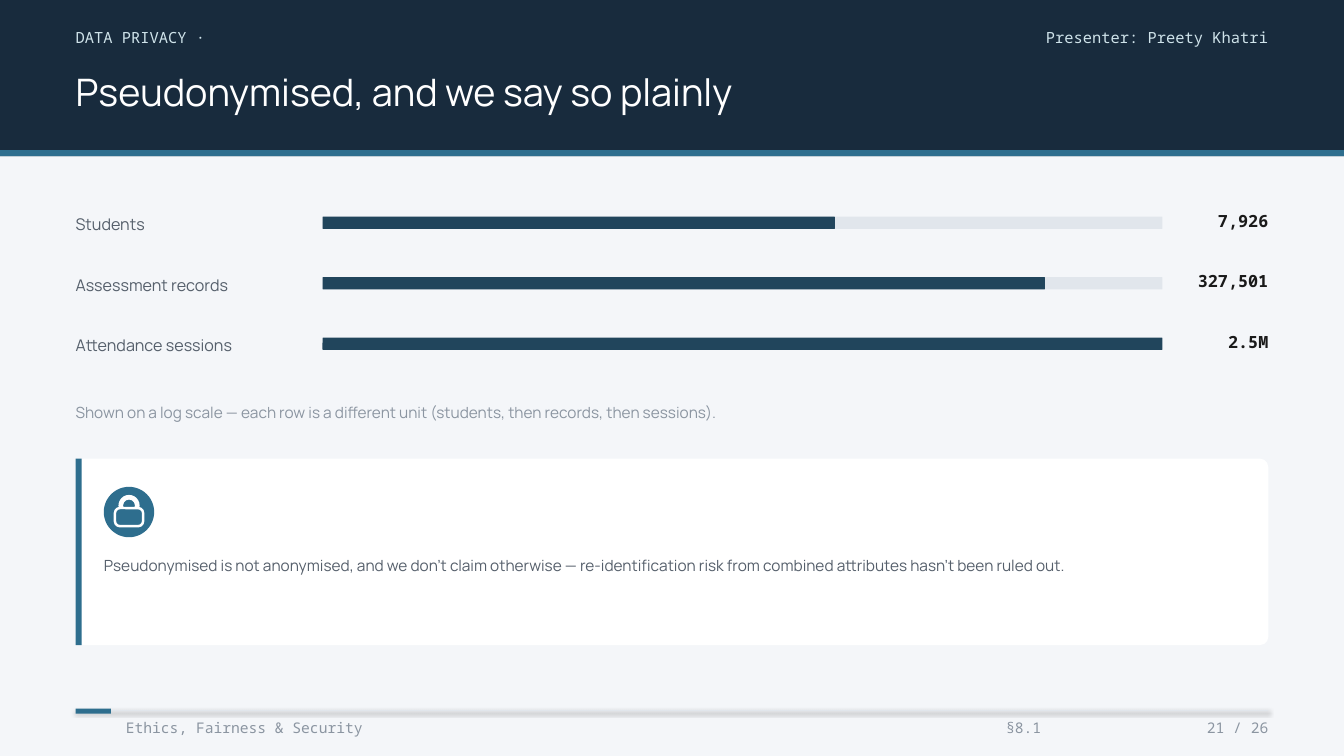
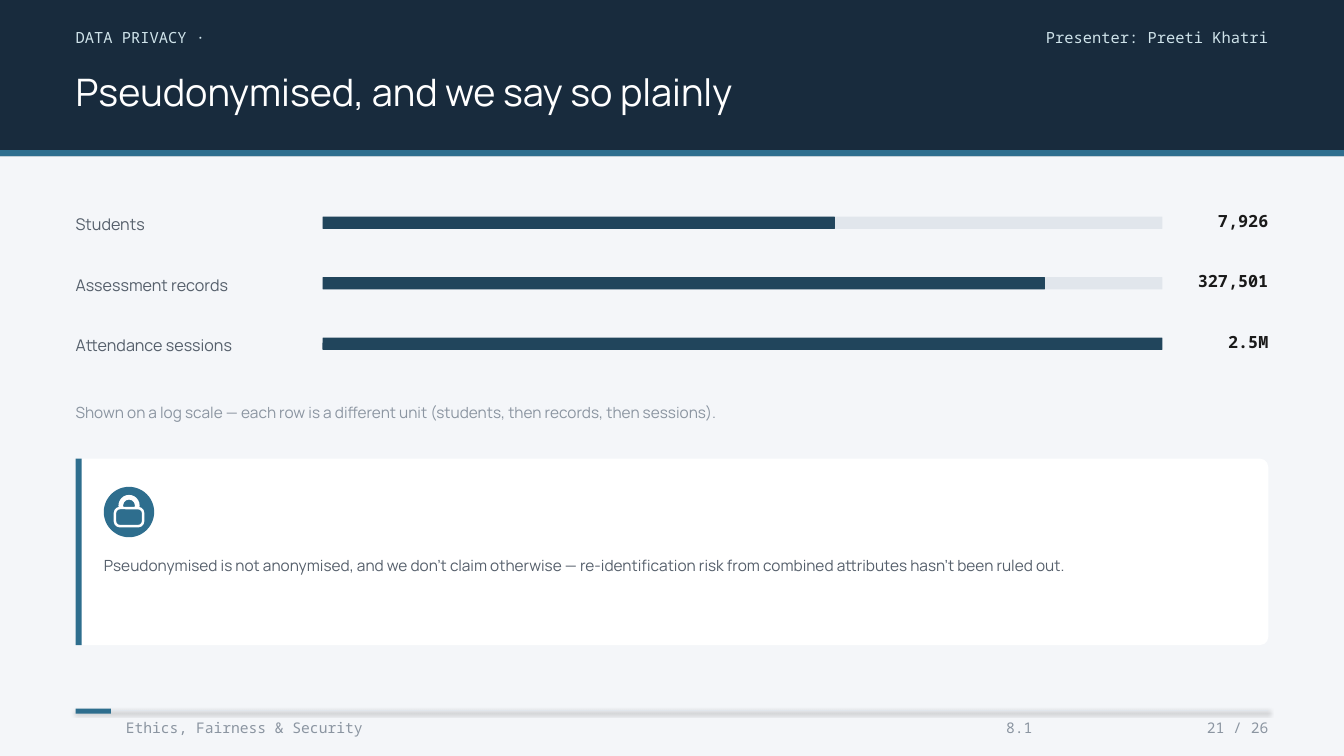
Before and after one commit to KOI-Capstone-Project/EDAPTv2, a slide deck: slide 36 of EDAPT_v2_Presentation.pptx (slide 26 before the commit). Drawn at 1344x756 pixels with LibreOffice and Linux fonts; fonts in the diff are those of the drawing. Boxes give left, top, right and bottom in pixels: in the first picture for what was removed or moved away, otherwise in the second. Text is boxed around its words. In the diff, an @@ line names an element or a change of style, - is before the commit and + after.

```diff
--- a/EDAPT_v2_Presentation.pptx
+++ b/EDAPT_v2_Presentation.pptx
@@ text at box(1046, 31, 1268, 43): text changed @@
-Presenter: Preety Khatri
+Presenter: Preeti Khatri
@@ text at box(1006, 722, 1032, 733): text changed @@
-§8.1
+8.1
```
Also in this commit, not shown: 24 other slides changed, 10 slides added, 4 other files.
